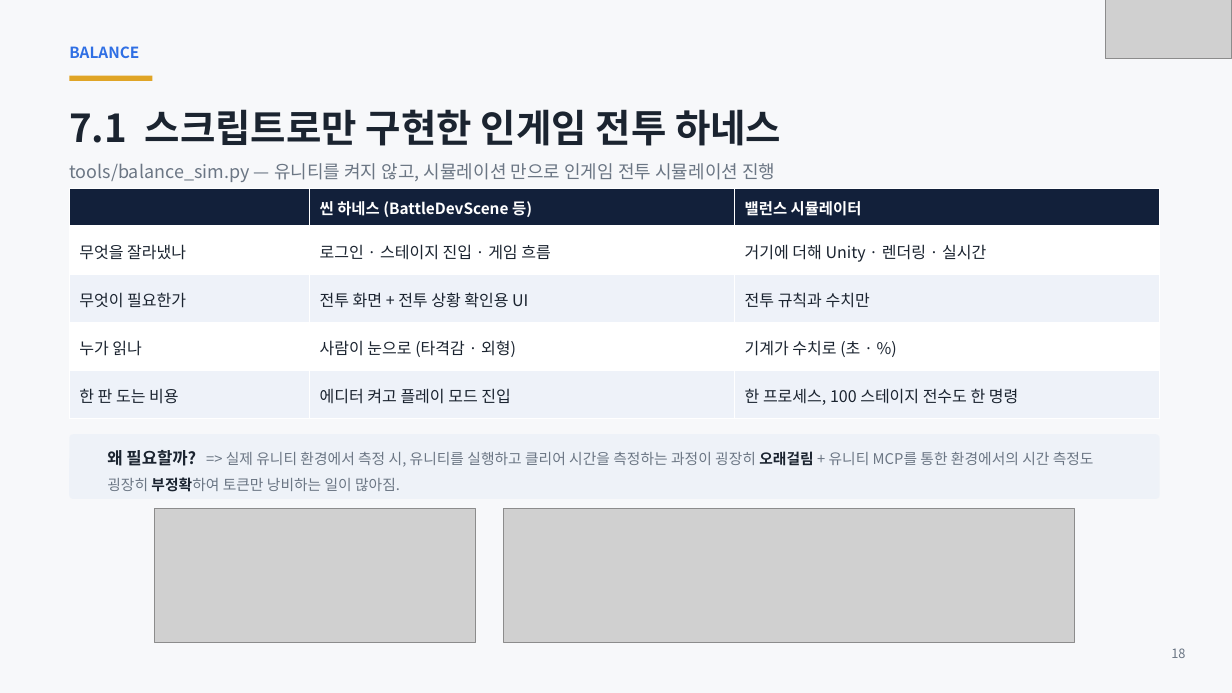
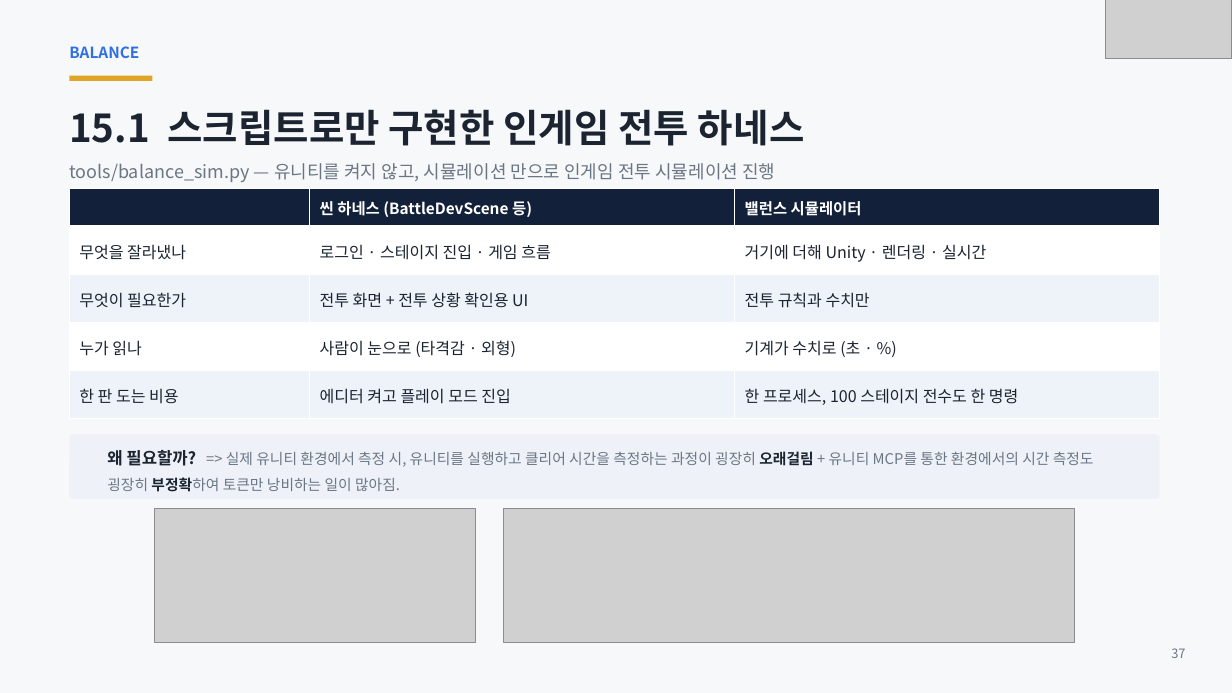
Before and after one commit to ks-wook/com2us-taskbar-hero, a slide deck: slide 36 of docs/com2us-taskbar-hero-발표자료.pptx (slide 18 before the commit). Drawn at 1232x693 pixels with LibreOffice and Linux fonts; fonts in the diff are those of the drawing; grey boxes stand for pictures. Boxes give left, top, right and bottom in pixels: in the first picture for what was removed or moved away, otherwise in the second. Text is boxed around its words. In the diff, an @@ line names an element or a change of style, - is before the commit and + after.

```diff
--- a/docs/com2us-taskbar-hero-발표자료.pptx
+++ b/docs/com2us-taskbar-hero-발표자료.pptx
@@ text at bbox=[69, 109, 804, 146]: text changed @@
-7.1 스크립트로만 구현한 인게임 전투 하네스
+15.1 스크립트로만 구현한 인게임 전투 하네스
@@ text at bbox=[1171, 648, 1185, 658]: text changed @@
-18
+37
```
Also in this commit, not shown: 32 other slides changed, 5 slides added, 3 slides removed.
